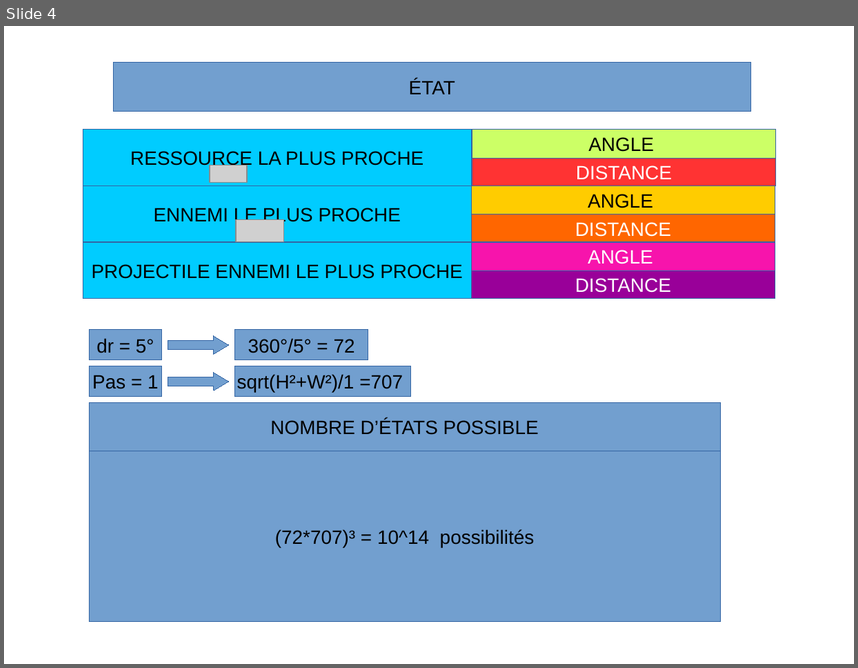
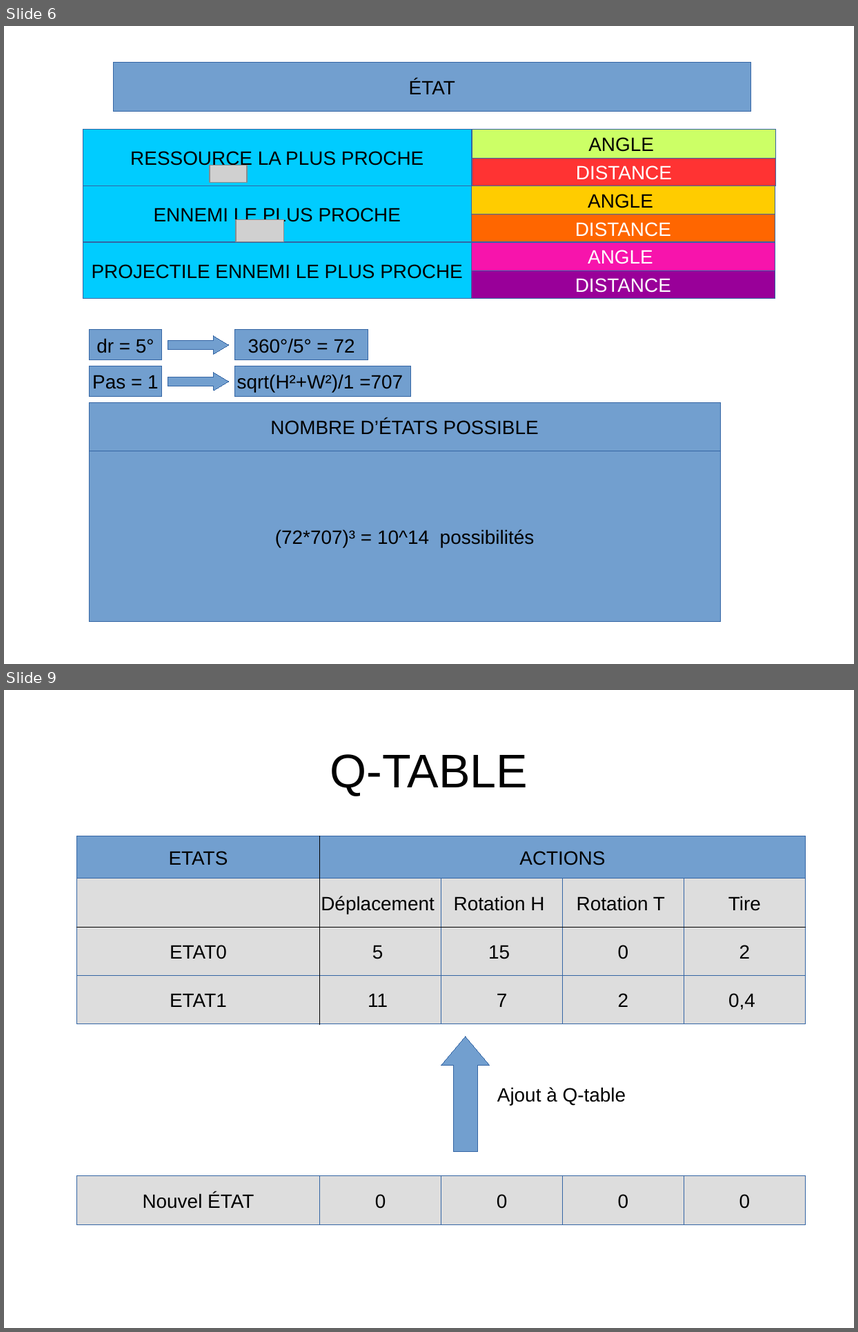
Before and after one commit to pfpimenta/projet_majeure, a slide deck: Presentation.odp. Shown one above the other, each under a label of ours: slide 4 before the commit, slides 6 and 9 after it; the slides between them are not shown. The pictures are 858x668 and 858x1332 pixels, drawn with LibreOffice and Linux fonts; fonts in the diff are those of the drawing; grey boxes stand for pictures; background and template pictures are left out. Boxes give left, top, right and bottom in pixels: in the first picture for what was removed or moved away, otherwise in the second. Text is boxed around its words. In the diff, an @@ line names an element or a change of style, - is before the commit and + after.

```diff
--- a/Presentation.odp
+++ b/Presentation.odp
@@ slide 9 added at (x1=4, y1=690, x2=854, y2=1328), background #FFFFFF @@
@@ title added at (x1=330, y1=754, x2=528, y2=796), 44 pt, text #000000 @@
+Q-TABLE
@@ rectangle added at (x1=76, y1=836, x2=319, y2=878), fill #729FCF, outline #3465A4 0 pt, 18 pt, text #000000 @@
+ETATS
@@ rectangle added at (x1=319, y1=836, x2=806, y2=878), fill #729FCF, outline #3465A4 0 pt, 18 pt, text #000000 @@
+ACTIONS
@@ line added from (319, 836) to (319, 1024), #000000 0 pt @@
@@ rectangle added at (x1=76, y1=878, x2=319, y2=927), fill #DDDDDD, outline #3465A4 0 pt @@
@@ rectangle added at (x1=319, y1=878, x2=441, y2=927), fill #DDDDDD, outline #3465A4 0 pt, 18 pt, text #000000 @@
+Déplacement
@@ rectangle added at (x1=441, y1=878, x2=562, y2=927), fill #DDDDDD, outline #3465A4 0 pt, 18 pt, text #000000 @@
+Rotation H
@@ rectangle added at (x1=562, y1=878, x2=684, y2=927), fill #DDDDDD, outline #3465A4 0 pt, 18 pt, text #000000 @@
+Rotation T
@@ rectangle added at (x1=684, y1=878, x2=806, y2=927), fill #DDDDDD, outline #3465A4 0 pt, 18 pt, text #000000 @@
+Tire
@@ rectangle added at (x1=76, y1=927, x2=319, y2=976), fill #DDDDDD, outline #3465A4 0 pt, 18 pt, text #000000 @@
+ETAT0
@@ line added from (76, 927) to (806, 927), #000000 0 pt @@
@@ rectangle added at (x1=319, y1=927, x2=441, y2=976), fill #DDDDDD, outline #3465A4 0 pt, 18 pt, text #000000 @@
+5
@@ rectangle added at (x1=441, y1=927, x2=562, y2=976), fill #DDDDDD, outline #3465A4 0 pt, 18 pt, text #000000 @@
+15
@@ rectangle added at (x1=562, y1=927, x2=684, y2=976), fill #DDDDDD, outline #3465A4 0 pt, 18 pt, text #000000 @@
+0
@@ rectangle added at (x1=684, y1=927, x2=806, y2=976), fill #DDDDDD, outline #3465A4 0 pt, 18 pt, text #000000 @@
+2
@@ rectangle added at (x1=76, y1=976, x2=319, y2=1024), fill #DDDDDD, outline #3465A4 0 pt, 18 pt, text #000000 @@
+ETAT1
@@ rectangle added at (x1=319, y1=976, x2=441, y2=1024), fill #DDDDDD, outline #3465A4 0 pt, 18 pt, text #000000 @@
+11
@@ rectangle added at (x1=441, y1=976, x2=562, y2=1024), fill #DDDDDD, outline #3465A4 0 pt, 18 pt, text #000000 @@
+7
@@ rectangle added at (x1=562, y1=976, x2=684, y2=1024), fill #DDDDDD, outline #3465A4 0 pt, 18 pt, text #000000 @@
+2
@@ rectangle added at (x1=684, y1=976, x2=806, y2=1024), fill #DDDDDD, outline #3465A4 0 pt, 18 pt, text #000000 @@
+0,4
@@ up arrow added at (x1=441, y1=1036, x2=490, y2=1152), fill #729FCF, outline #3465A4 0 pt @@
@@ text added at (x1=497, y1=1087, x2=626, y2=1105), 18 pt, text #000000 @@
+Ajout à Q-table
@@ rectangle added at (x1=76, y1=1176, x2=319, y2=1225), fill #DDDDDD, outline #3465A4 0 pt, 18 pt, text #000000 @@
+Nouvel ÉTAT
@@ rectangle added at (x1=319, y1=1176, x2=441, y2=1225), fill #DDDDDD, outline #3465A4 0 pt, 18 pt, text #000000 @@
+0
@@ rectangle added at (x1=441, y1=1176, x2=562, y2=1225), fill #DDDDDD, outline #3465A4 0 pt, 18 pt, text #000000 @@
+0
@@ rectangle added at (x1=562, y1=1176, x2=684, y2=1225), fill #DDDDDD, outline #3465A4 0 pt, 18 pt, text #000000 @@
+0
@@ rectangle added at (x1=684, y1=1176, x2=806, y2=1225), fill #DDDDDD, outline #3465A4 0 pt, 18 pt, text #000000 @@
+0
@@ what was slide 4 is now slide 6 @@
```
Also in this commit, not shown: 1 slide changed, 8 other slides added.
